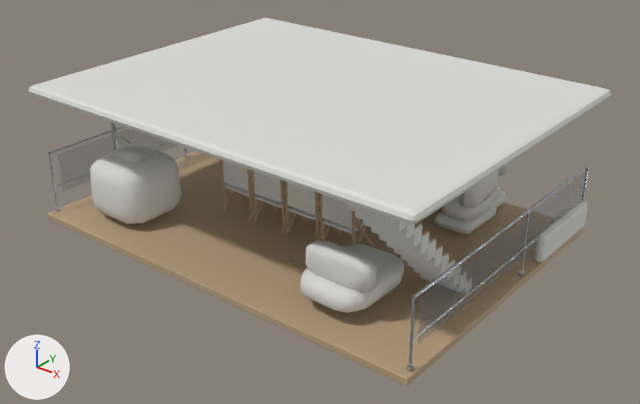
An edit to the glTF model site/luz-de-mar-realism/assets/cockpit/context.glb, drawn before and after from the same camera.
Rendered twice from a 50 mm lens placed at (8.1, 1.86, 8.45), pointed at (0.21, 11.71, 2.34). Arrows for +X, +Y and +Z are at lower left; the lights stay in place. The first picture is the older version. Vertices at exactly the same position are counted once.

Script lines for the objects in view, before the commit:
```python
me_c04_exposed_hinge_009 = bpy.data.meshes.new('C04 Exposed hinge.009')
me_c04_exposed_hinge_009.from_pydata(...)  # 5408 vertices, 10268 faces; spans x -3.5..3.5, y 9.35..14.31, z 1.95..3.97
# faces by material slot: [216, 10052]
me_c04_exposed_hinge_009.materials.append(mat_distant_glass)  # cyan #617c86
me_c04_exposed_hinge_009.materials.append(mat_distant_metal)  # light grey #bcc4c8
me_cube_312 = bpy.data.meshes.new('Cube.312')
me_cube_312.from_pydata(...)  # 5383 vertices, 9798 faces; spans x -3.57..3.57, y 9.2..14.68, z 1.83..4.13
# faces by material slot: [2034, 7764]
me_cube_312.materials.append(mat_distant_wood)  # beige #baa07e
me_cube_312.materials.append(mat_distant_paint)  # light grey #deded8
ob_cockpit___cockpit = bpy.data.objects.new('cockpit | cockpit', me_cube_312)
ob_cockpit___cockpit.location = (0.0, 0.0, 0.0)
ob_cockpit___none = bpy.data.objects.new('cockpit | none', me_c04_exposed_hinge_009)
ob_cockpit___none.location = (0.0, 0.0, 0.0)
```
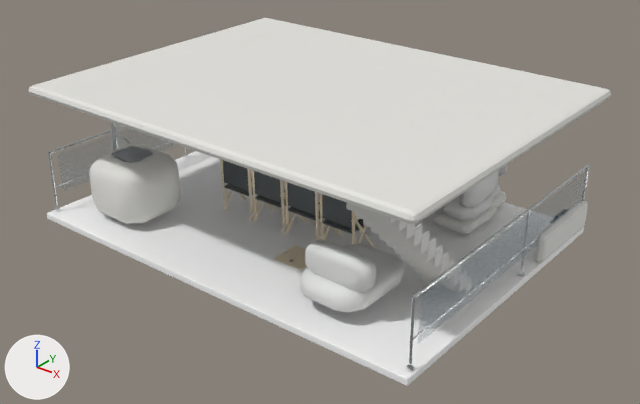
Boxes (x1, y1, x2, y2) around the edits, measured in the pictures (640 x 404 px; the box of a moved part takes in the faces that stretch with it):
part 1 of me_cube_312, moved or reshaped
    before: (441, 170, 499, 221)
    after: (443, 170, 499, 221)
part 2 of me_cube_312, moved or reshaped
    before: (301, 243, 402, 313)
    after: (301, 242, 402, 312)
part 3 of me_cube_312, moved or reshaped
    before: (90, 146, 153, 224)
    after: (89, 147, 179, 220)
part 4 of me_cube_312, recoloured (lighter)
    both: (47, 151, 584, 386)
part 5 of me_cube_312, recoloured
    both: (90, 120, 586, 313)
part 6 of me_c04_exposed_hinge_009, recoloured
    before: (59, 129, 586, 344)
part 7 of me_c04_exposed_hinge_009, recoloured
    both: (48, 122, 589, 371)

Edits to the bpy script that builds the scene:
```text
Add mat_lit_distant_glass:
    mat_lit_distant_glass = bpy.data.materials.new('Lit distant glass')
    # nodes: BsdfPrincipled, Math, OutputMaterial, VertexColor
Add mat_lit_distant_metal:
    mat_lit_distant_metal = bpy.data.materials.new('Lit distant metal')
    mat_lit_distant_metal.use_nodes = True; mat_lit_distant_metal.node_tree.nodes.clear()
    _N = mat_lit_distant_metal.node_tree.nodes; _L = mat_lit_distant_metal.node_tree.links
    n0 = _N.new('ShaderNodeBsdfPrincipled'); n0.name = 'Principled BSDF'
    n0.inputs[1].default_value = 1.0  # 'Metallic'
    n0.inputs[2].default_value = 0.22  # 'Roughness'
    n1 = _N.new('ShaderNodeOutputMaterial'); n1.name = 'Material Output'
    n2 = _N.new('ShaderNodeVertexColor'); n2.name = 'Color Attribute'
    _L.new(n0.outputs[0], n1.inputs[0])  # 'BSDF' to 'Surface'
    _L.new(n2.outputs[0], n0.inputs[0])  # 'Color' to 'Base Color'
Add mat_lit_distant_paint:
    mat_lit_distant_paint = bpy.data.materials.new('Lit distant paint')
    mat_lit_distant_paint.use_nodes = True; mat_lit_distant_paint.node_tree.nodes.clear()
    _N = mat_lit_distant_paint.node_tree.nodes; _L = mat_lit_distant_paint.node_tree.links
    n0 = _N.new('ShaderNodeBsdfPrincipled'); n0.name = 'Principled BSDF'
    n1 = _N.new('ShaderNodeOutputMaterial'); n1.name = 'Material Output'
    n2 = _N.new('ShaderNodeVertexColor'); n2.name = 'Color Attribute'
    _L.new(n0.outputs[0], n1.inputs[0])  # 'BSDF' to 'Surface'
    _L.new(n2.outputs[0], n0.inputs[0])  # 'Color' to 'Base Color'
Change me_cube_312:
    used by ob_cockpit___cockpit; location = (0.0, 0.0, 0.0)
    remove me_cube_312.from_pydata(...)  # 5383 vertices, 9798 faces; spans x -3.57..3.57, y 9.2..14.68, z 1.83..4.13
    add me_cube_312.from_pydata(...)  # 5373 vertices, 9778 faces; spans x -3.57..3.57, y 9.2..14.68, z 1.83..4.13
    me_cube_312 part 1: 23 vertices moved from x 1.07..2.28, y 12.46..13.72, z 2.21..3.32 to x 1.07..2.31, y 12.46..13.71, z 2.24..3.32; 108 vertices removed from x 0.53..2.32, y 12.43..14.16, z 2.15..3.33; 117 vertices added at x 0.0..2.32, y 12.44..14.18, z 2.16..3.33
    me_cube_312 part 2: 2 vertices moved from x 1.94..2.35, y 10.03..10.79, z 2.14..2.67 to x 1.94..2.21, y 10.05..10.82, z 2.12..2.61; 74 vertices removed from x 1.43..2.54, y 9.56..10.87, z 2.12..2.83; 65 vertices added at x 1.42..2.54, y 9.56..10.87, z 2.1..2.83
    me_cube_312 part 3: 1 vertex moved from x -2.59, y 10.86, z 3.97 to x -2.59, y 10.85, z 3.95; 11 vertices removed from x -2.65..-1.79, y 9.55..10.71, z 2.0..3.0; 17 vertices added at x -2.92..-1.76, y 9.57..10.85, z 2.0..3.95
    me_cube_312 part 4: 2034 faces spanning x -3.54..3.54, y 9.23..14.29, z 1.83..4.06 switch from mat_distant_wood (beige #baa07e) to mat_lit_distant_paint
    me_cube_312 part 5: 5922 faces spanning x -3.57..3.57, y 9.2..14.68, z 1.88..4.13 switch from mat_distant_paint (light grey #deded8) to mat_lit_distant_paint
    other edits to the shape of me_cube_312 do not show in these pictures
Change me_c04_exposed_hinge_009:
    where me_c04_exposed_hinge_009.from_pydata(...)  # 5408 vertices, 10268 faces; spans x -3.5..3.5, y 9.35..14.31, z 1.95..3.97
    used by ob_cockpit___none; location = (0.0, 0.0, 0.0)
    me_c04_exposed_hinge_009 part 6: all 216 faces that had it switch from mat_distant_glass (cyan #617c86) to mat_lit_distant_glass
    me_c04_exposed_hinge_009 part 7: all 10052 faces that had it switch from mat_distant_metal (light grey #bcc4c8) to mat_lit_distant_metal
```
